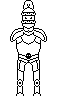
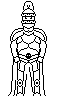
Layered file, before and after one edit (64 × 96). Changes by layer:
showed "New Layer", opacity 47% → 100%, painted on it over [8, 0, 47, 96]
painted on "Background" over [8, 0, 46, 96]
